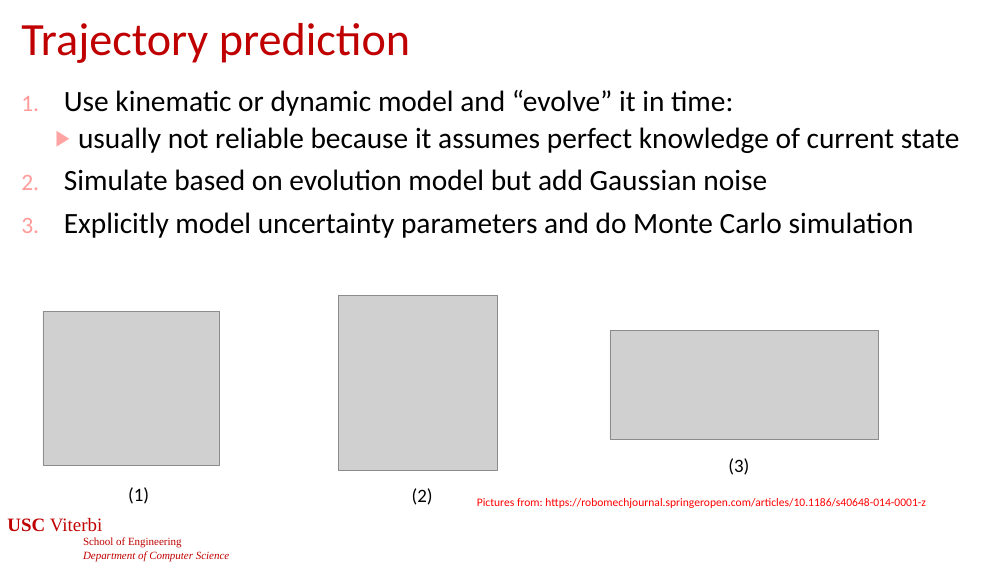
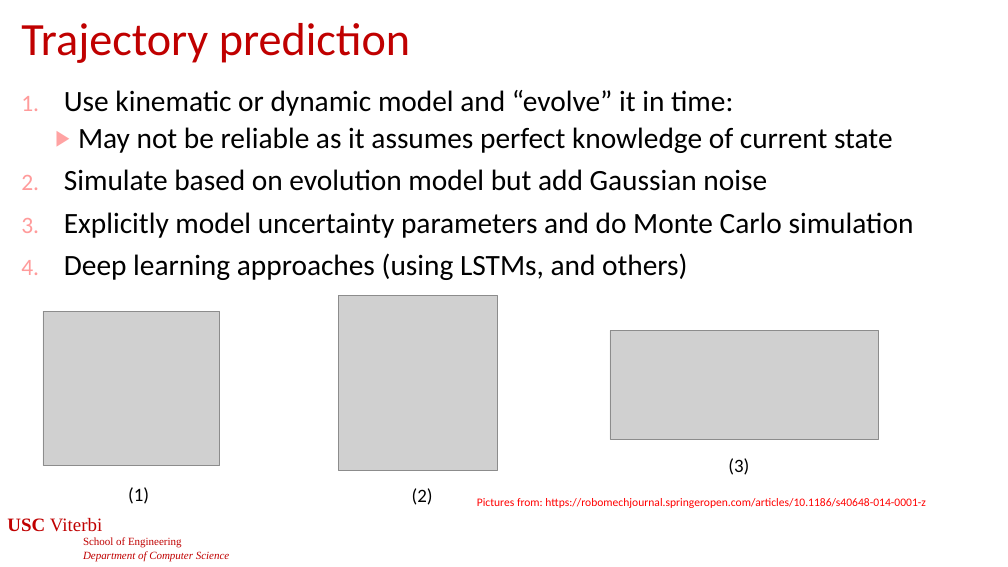
Before and after one commit to jdeshmukh/jdeshmukh.github.io, a slide deck: slide 17 of teaching/cs513-autocps-fall-2024/slides/Planning.pptx. Drawn at 1008x567 pixels with LibreOffice and Linux fonts; fonts in the diff are those of the drawing; grey boxes stand for pictures; background and template pictures are left out. Boxes give left, top, right and bottom in pixels: in the first picture for what was removed or moved away, otherwise in the second. Text is boxed around its words. In the diff, an @@ line names an element or a change of style, - is before the commit and + after.

```diff
--- a/teaching/cs513-autocps-fall-2024/slides/Planning.pptx
+++ b/teaching/cs513-autocps-fall-2024/slides/Planning.pptx
@@ text at (78, 127, 893, 153): text changed @@
-  ▶ usually not reliable because it assumes perfect knowledge of current state
+  ▶ May not be reliable as it assumes perfect knowledge of current state
@@ text at (64, 253, 687, 280): paragraph added @@
+4. Deep learning approaches (using LSTMs, and others)
```
Also in this commit, not shown: 6 other slides changed, 2 slides removed, 2 other files.
